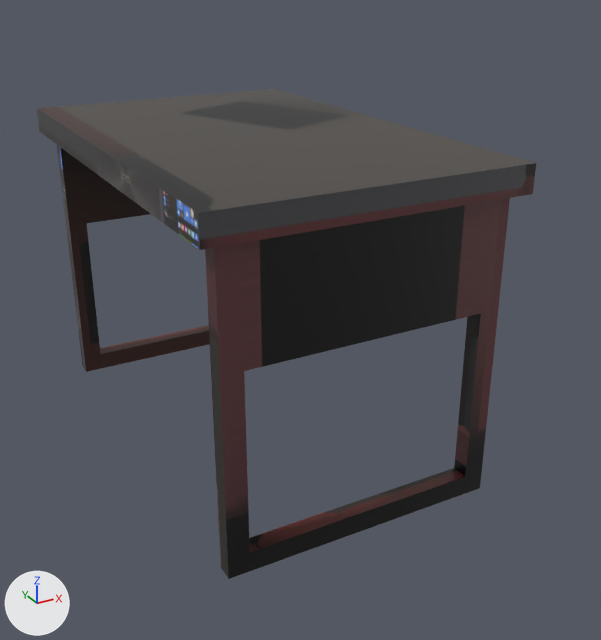
What one commit did to the OBJ model HM-Res/furnitures/bureau/bureau.obj.
The view is the same before and after, from a 50 mm camera at (-1.63, -3.45, 2.23) aimed at (0.13, -0.25, 0.63). The axes (+X, +Y, +Z) are drawn at lower left. The lights are the same throughout. Where no turn or scale is listed for an object, it has been applied to the vertices.
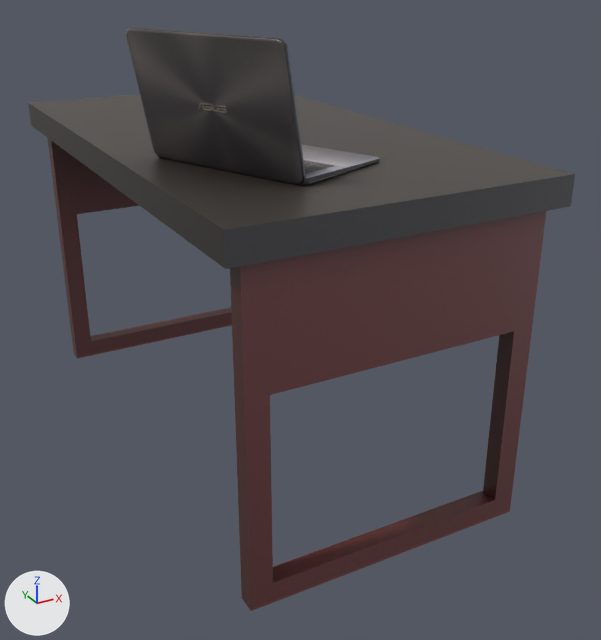
Where the change shows, as pixel boxes (x1, y1, x2, y2) in the pictures (601 x 640 px; the box of a moved part takes in the faces that stretch with it):
'Cube', reshaped (10% wider, 19% taller): before (37, 89, 536, 579); after (28, 27, 575, 611)
part 1 of me_cube, added: after (28, 94, 575, 269)
part 2 of me_cube, moved or reshaped: before (57, 145, 210, 372); after (48, 138, 232, 359)
part 3 of me_cube, moved or reshaped: before (205, 198, 510, 579); after (230, 211, 546, 611)
part 4 of me_cube, added (black): after (126, 27, 306, 184)
part 5 of me_cube, added: after (158, 144, 380, 186)
part 6 of me_cube, deleted: before (37, 89, 536, 250)

The change, as a list of edits to the scene's bpy script:
```text
Change me_cube:
    used by ob_cube; location = (0.0, 0.0, 0.0)
    remove me_cube.from_pydata(...)  # 40 vertices, 72 faces; spans x -0.7..0.7, y -1.1..1.1, z -0.01..1.5
    add me_cube.from_pydata(...)  # 240 vertices, 450 faces; spans x -0.7..0.7, y -1.3..1.3, z -0.01..1.99
    me_cube part 1: a new loose piece, a box spanning x -0.7..0.7, y -1.3..1.3, z 1.38..1.5, in mat_material (picture img_bureau_texture_tga)
    me_cube part 2: the loose piece of 16 vertices spanning x -0.63..0.63, y 0.97..1.05, z -0.01..1.38 is moved by (0.0, 0.2, 0.0)
    me_cube part 3: the loose piece of 16 vertices spanning x -0.63..0.63, y -1.05..-0.97, z -0.01..1.38 is moved by (0.0, -0.2, 0.0)
    me_cube part 4: a new loose piece of 120 vertices spanning x -0.65..-0.25, y -1.02..-0.3, z 1.5..1.99, in mat_material (picture img_bureau_texture_tga)
    me_cube part 5: a new loose piece of 80 vertices spanning x -0.55..0.19, y -0.98..-0.11, z 1.5..1.53, in mat_material (picture img_bureau_texture_tga)
    me_cube part 6
    8 vertices are removed from x -0.7..0.7, y -1.1..1.1, z 1.38..1.5
    12 faces are deleted
    me_cube part 7: the surface is now shaded smooth
```
